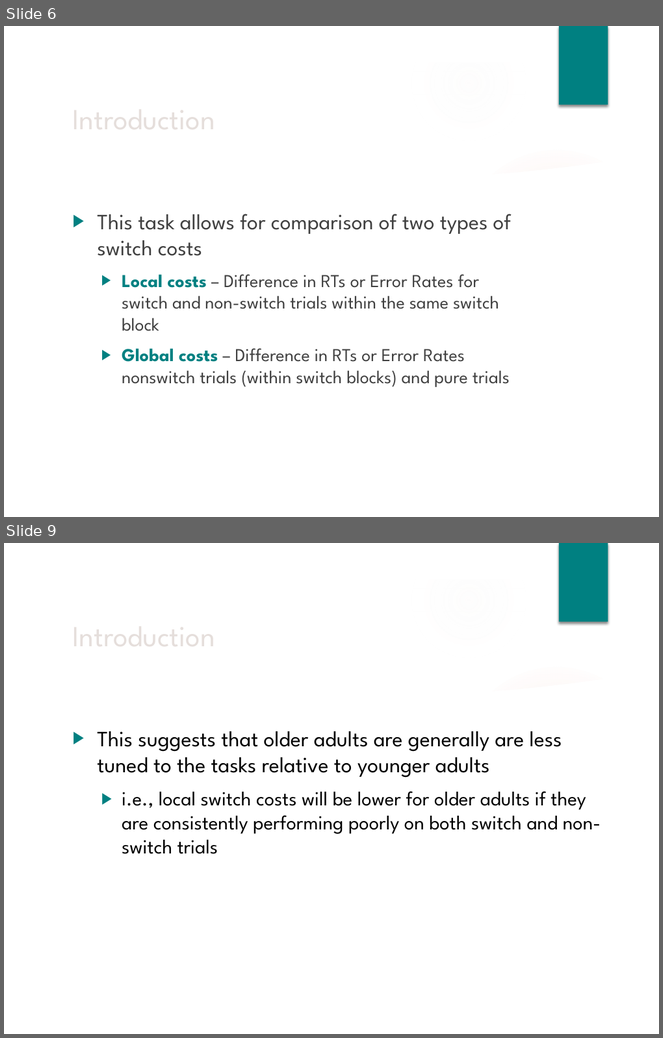
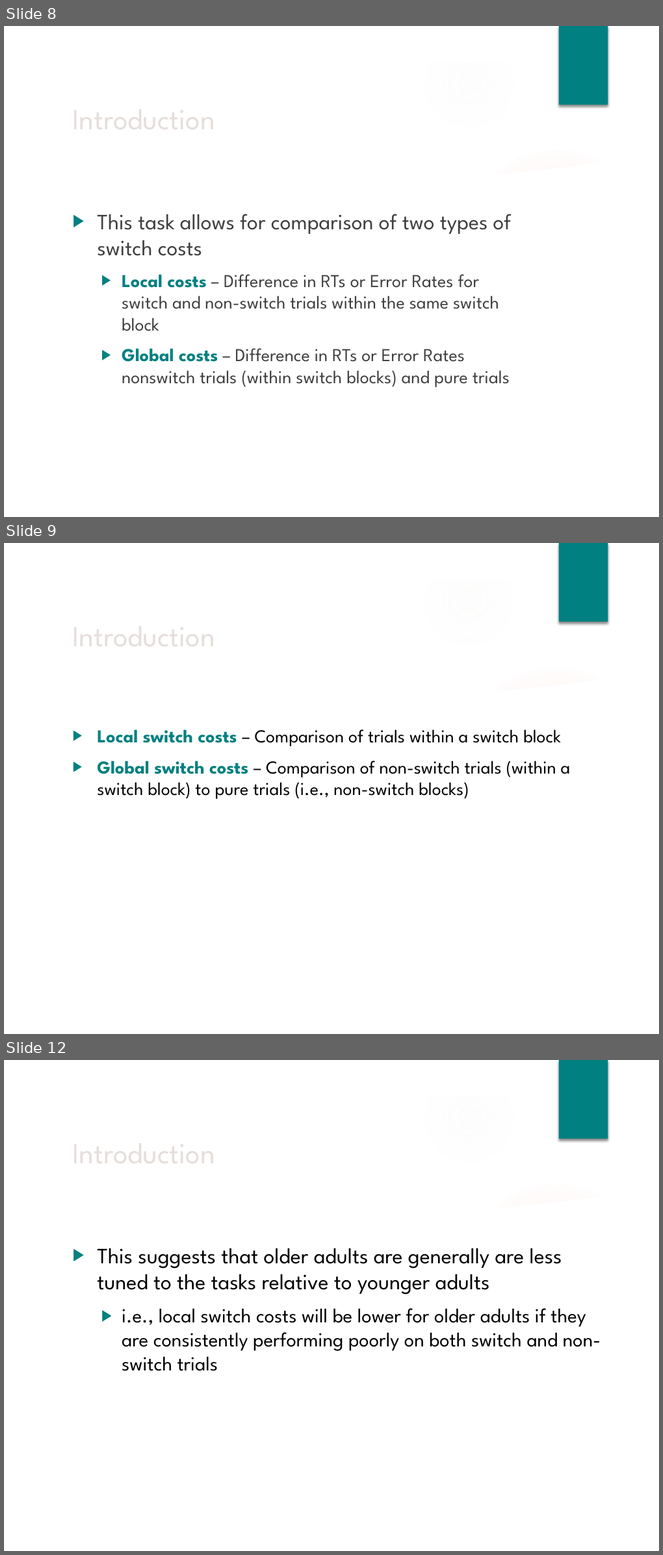
Before and after one commit to npm27/Spring-2019-Projects, a slide deck: CVOE/3 Presentations/Brown Bag Fall 19.pptx. Shown one above the other, each under a label of ours: slides 6 and 9 before the commit, slides 8, 9 and 12 after it; the slides between them are not shown. The pictures are 663x1038 and 663x1555 pixels, drawn with LibreOffice and Linux fonts; fonts in the diff are those of the drawing; background and template pictures are left out. Boxes give left, top, right and bottom in pixels: in the first picture for what was removed or moved away, otherwise in the second. Text is boxed around its words. In the diff, an @@ line names an element or a change of style, - is before the commit and + after.

```diff
--- a/CVOE/3 Presentations/Brown Bag Fall 19.pptx
+++ b/CVOE/3 Presentations/Brown Bag Fall 19.pptx
@@ slide 9 added at <box>4,543,659,1034</box>, background picture (left out); not listed: 9 template elements that a slide beside it also shows @@
@@ title added at <box>66,609,521,660</box>, 32 pt, text #E5DEDB @@
+Introduction
@@ text added at <box>97,730,571,799</box>, 20 pt, text #000000 @@
+▶ Local switch costs – Comparison of trials within a switch block
+▶ Global switch costs – Comparison of non-switch trials (within a switch block) to pure trials (i.e., non-switch blocks)
@@ what was slide 6 is now slide 8 @@
@@ what was slide 9 is now slide 12 @@
```
Also in this commit, not shown: 19 slides changed, 10 other slides added, 18 other files.
